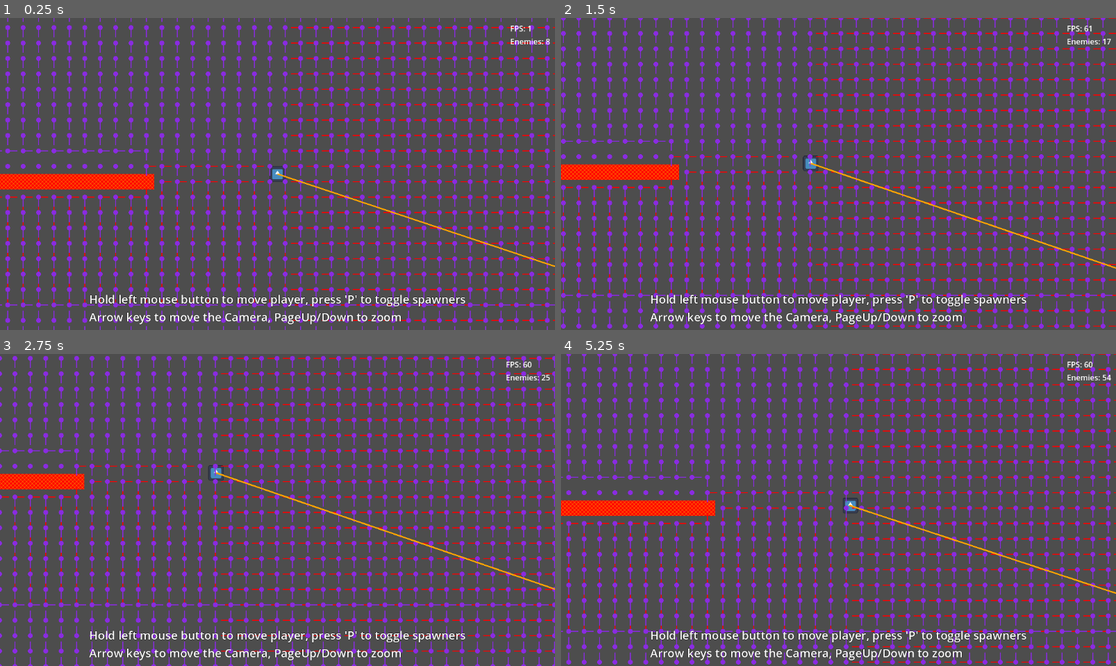
Above: before the commit, frames 1-4 (two rows, left to right).
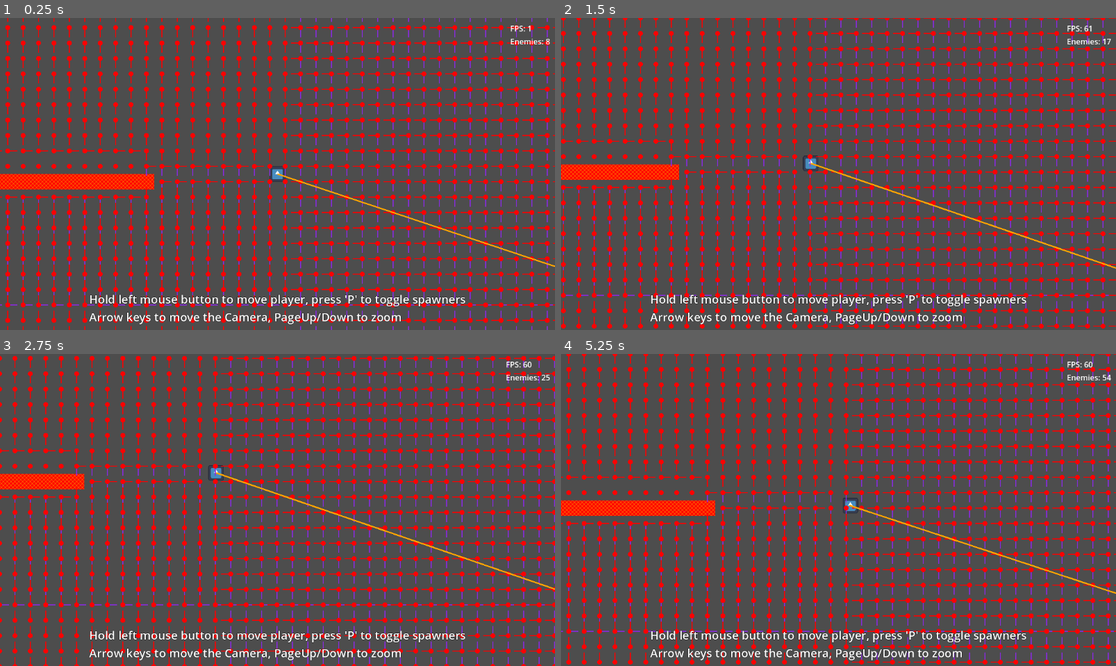
Above: after the commit, the same moments.

Repository: Griiimon/Manymies
Game: Godot game, scene res://main_large_level.tscn
The game is run twice, just before and just after one commit, with the same random seed, the same clock (stepped at 60 frames per second) and the same inputs. The engine's default icon, where the game draws it, is replaced by a stand-in: a white triangle on a blue panel in a dark square.
Inputs (mouse positions are in pixels of both pictures, inside the frame that each line leads up to):
- Up to frame 1 (0.25 s): no input
- Up to frame 2 (1.5 s): tap P (pause_spawner) at 0.5, 1.25 s; move the mouse to (960, 158) at 0.52 s; hold Right (ui_right) 0.53-1.28 s; click (960, 158) at 0.67 s; move the mouse to (727, 189) at 1.27 s; hold Down (ui_down) from 1.28 s (still down)
- Up to frame 3 (2.75 s): tap P (pause_spawner) at 2 s; move the mouse to (333, 441) at 2.02 s; release Down (ui_down) at 2.03 s; hold Right (ui_right) from 2.03 s (still down)
- Up to frame 4 (5.25 s): tap P (pause_spawner) at 2.75, 3.5, 4.25 s; move the mouse to (810, 572) at 2.77 s; release Right (ui_right) at 2.78 s; hold Up (ui_up) 2.78-3.53 s; click (810, 572) at 2.92 s; move the mouse to (1005, 556) at 3.52 s; hold Left (ui_left) 3.53-5.03 s; move the mouse to (672, 463) at 4.27 s; move the mouse to (866, 510) at 5.02 s; hold Down (ui_down) from 5.03 s (still down); click (866, 510) at 5.17 s

The runs differ from the first frame. In frame 1, 11% of the frame differs, in the area x 0-100%, y 0-100%; in frame 2, 11%; in frame 3, 10%; in frame 4, 11%.

Commit message:
busy flag for debug drawing fpsdrop

Diff:
--- a/solutions/large_level_pathfinder.gd
+++ b/solutions/large_level_pathfinder.gd
@@ -45,6 +45,8 @@
 
 
 func update(player_pos: Vector2, non_blocking: bool= true):
+	if busy: return
+
 	var player_grid_coords: Vector2i= get_grid_coords(player_pos)
 
 	if previous_player_grid_coords and previous_player_grid_coords == player_grid_coords:
@@ -69,9 +71,10 @@
 
 func _draw():
 	if not debug_mode: return
+	busy= true
 
+	closest_waypoint_flow_field.debug_draw(self, Color.BLUE_VIOLET)
 	dynamic_flow_field.debug_draw(self, Color.RED)
-	closest_waypoint_flow_field.debug_draw(self, Color.BLUE_VIOLET)
 
 	for flow_field in static_flow_fields:
 		var global_pos: Vector2= flow_field.origin * Global.TILE_SIZE + Vector2i.ONE * Global.TILE_SIZE / 2
@@ -80,3 +83,5 @@
 
 		if flow_field == closest_waypoint_flow_field:
 			draw_line(global_pos, Global.player.position, Color.ORANGE, 3)
+
+	busy= false
